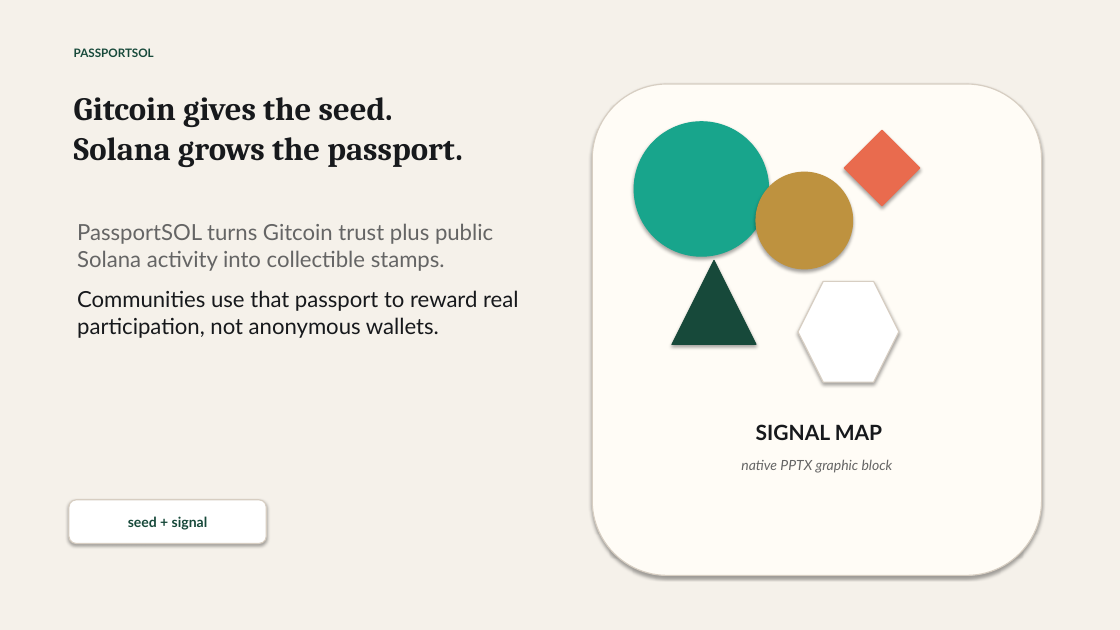
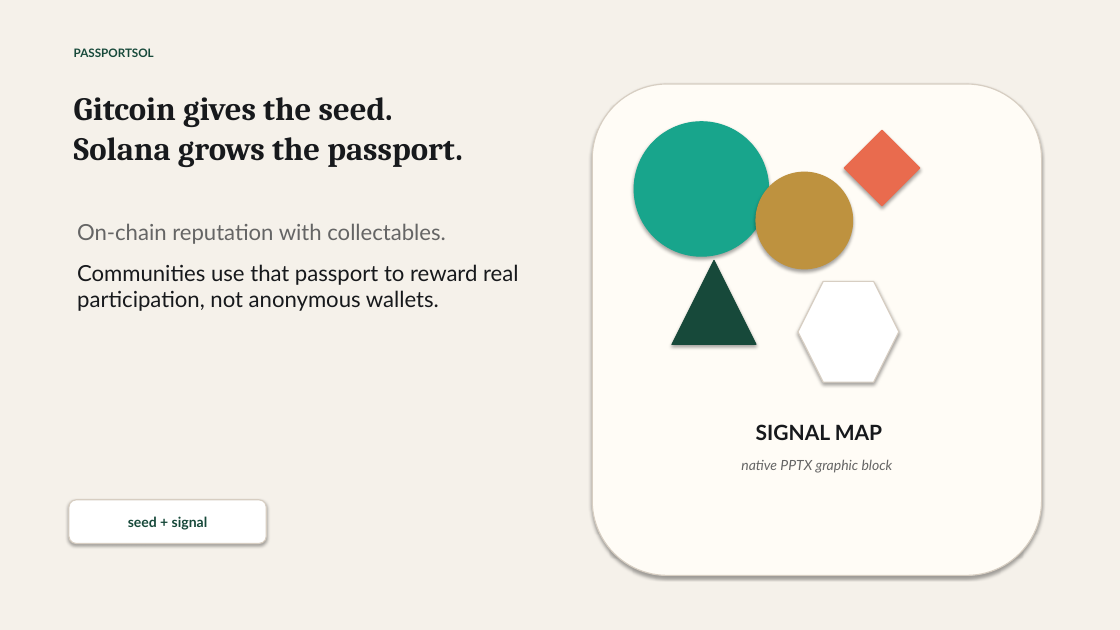
Before and after one commit to 0jz/passportsol, a slide deck: slide 1 of PassportSOL_Pitch_Judges_v1.pptx. Drawn at 1120x630 pixels with LibreOffice and Linux fonts; fonts in the diff are those of the drawing. Boxes give left, top, right and bottom in pixels: in the first picture for what was removed or moved away, otherwise in the second. Text is boxed around its words. In the diff, an @@ line names an element or a change of style, - is before the commit and + after.

Commit message:
Update judge pitch one-liner

```diff
--- a/PassportSOL_Pitch_Judges_v1.pptx
+++ b/PassportSOL_Pitch_Judges_v1.pptx
@@ text at [77,223,446,244]: text changed @@
-PassportSOL turns Gitcoin trust plus public Solana activity into collectible stamps.
+On-chain reputation with collectables.
```
Also in this commit, not shown: 2 other files.
